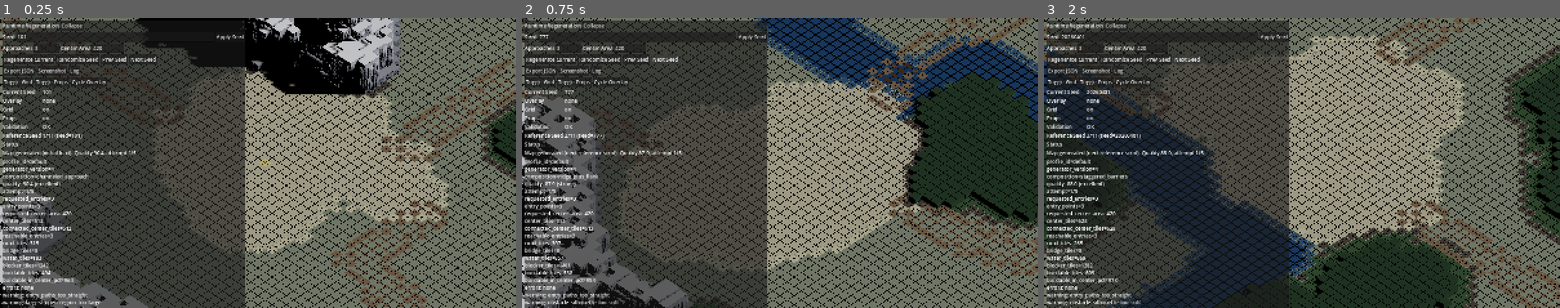
Above: before the commit, frames 1-3 (left to right).
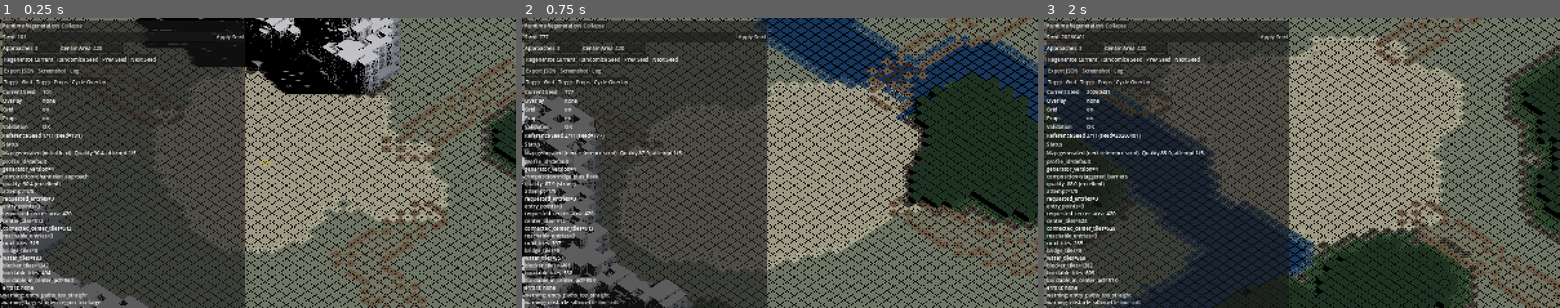
Above: after the commit, the same moments.

Repository: alex123321-maker/theGAME
Game: Godot game, scene res://scenes/bootstrap/bootstrap.tscn
Two runs of this game, one before a commit and one after it. Both use one fixed random seed, a clock stepped at 60 frames per second and the inputs below.
Inputs:
- Up to frame 1 (0.25 s): no input
- Up to frame 2 (0.75 s): click "Next Seed" at 0.5 s
- Up to frame 3 (2 s): click "Next Seed" at 1.25 s

The runs differ from the first frame. In frame 1, 1.7% of the frame differs, in the area x 0-78%, y 0-100%; in frame 2, 1.0%; in frame 3, nothing differs.

Commit message:
Mountain cliffs: add segmented side modules and geometry-first material pass

Diff:
--- a/scripts/presentation/map_renderer_3d.gd
+++ b/scripts/presentation/map_renderer_3d.gd
@@ -9,10 +9,12 @@
 const MountainRockDetailNormalPath: String = "res://assets/custom/rock_detail_normal_tile.png"
 const MountainRockDetailRoughnessPath: String = "res://assets/custom/rock_detail_roughness_tile.png"
 const MountainDetailUVScale: float = 0.045
-const MountainDetailAlbedoStrength: float = 0.08
-const MountainDetailCavityStrength: float = 0.03
-const MountainDetailMicroShadowStrength: float = 0.02
-const MountainDetailRoughnessStrength: float = 0.10
+const MountainDetailAlbedoStrength: float = 0.0
+const MountainDetailCavityStrength: float = 0.0
+const MountainDetailMicroShadowStrength: float = 0.0
+const MountainDetailRoughnessStrength: float = 0.0
+const MountainLargeNoiseStrength: float = 0.004
+const MountainCrackStrength: float = 0.0
 
 const TERRAIN_Y: float = 0.0
 const WATER_Y: float = -0.10
@@ -456,6 +458,8 @@
 	_mountain_material.shader = MountainSurfaceShader
 	_mountain_material.set_shader_parameter("light_ramp", _mountain_ramp())
 	_mountain_material.set_shader_parameter("light_direction", _mountain_light_direction)
+	_mountain_material.set_shader_parameter("large_noise_strength", MountainLargeNoiseStrength)
+	_mountain_material.set_shader_parameter("crack_strength", MountainCrackStrength)
 	var has_rock_detail: bool = _apply_mountain_detail_textures(_mountain_material)
 	_mountain_material.set_shader_parameter("detail_uv_scale", MountainDetailUVScale)
 	if has_rock_detail:
--- a/scripts/presentation/mountain_region_builder.gd
+++ b/scripts/presentation/mountain_region_builder.gd
@@ -100,6 +100,7 @@
 func build_mesh(profile: Dictionary):
 	var cells: Array = profile.get("cells", [])
 	var cell_set: Dictionary = profile.get("cell_set", {})
+	var corner_samples: Dictionary = profile.get("corner_samples", {})
 	var stepped_height_map: Dictionary = profile.get("stepped_height_map", profile.get("height_map", {}))
 	var zone_map: Dictionary = profile.get("zone_map", {})
 	var shore_sides: Dictionary = profile.get("shore_sides", {})
@@ -141,7 +142,8 @@
 			nw,
 			ne,
 			Vector3(0.0, 0.0, -1.0),
-			shore_sides
+			shore_sides,
+			_side_offset_hint(corner_samples, nw_corner, ne_corner, Vector3(0.0, 0.0, -1.0))
 		):
 			has_geometry = true
 
@@ -156,7 +158,8 @@
 			ne,
 			se,
 			Vector3(1.0, 0.0, 0.0),
-			shore_sides
+			shore_sides,
+			_side_offset_hint(corner_samples, ne_corner, se_corner, Vector3(1.0, 0.0, 0.0))
 		):
 			has_geometry = true
 
@@ -171,7 +174,8 @@
 			se,
 			sw,
 			Vector3(0.0, 0.0, 1.0),
-			shore_sides
+			shore_sides,
+			_side_offset_hint(corner_samples, se_corner, sw_corner, Vector3(0.0, 0.0, 1.0))
 		):
 			has_geometry = true
 
@@ -186,7 +190,8 @@
 			sw,
 			nw,
 			Vector3(-1.0, 0.0, 0.0),
-			shore_sides
+			shore_sides,
+			_side_offset_hint(corner_samples, sw_corner, nw_corner, Vector3(-1.0, 0.0, 0.0))
 		):
 			has_geometry = true
 
@@ -965,7 +970,8 @@
 	top_a: Vector3,
 	top_b: Vector3,
 	outward: Vector3,
-	shore_sides: Dictionary
+	shore_sides: Dictionary,
+	side_offset_hint: float = 0.0
 ) -> bool:
 	var top_height: float = top_a.y
 	var is_boundary: bool = not cell_set.has(neighbor)
@@ -974,14 +980,87 @@
 		base_height = float(height_map.get(neighbor, 0.0))
 		if top_height <= base_height + MIN_VISIBLE_HEIGHT:
 			return false
-	if top_height - base_height <= MIN_VISIBLE_HEIGHT:
+	var drop: float = top_height - base_height
+	if drop <= MIN_VISIBLE_HEIGHT:
 		return false
-
-	var base_a: Vector3 = Vector3(top_a.x, base_height, top_a.z)
-	var base_b: Vector3 = Vector3(top_b.x, base_height, top_b.z)
 	var is_shore: bool = is_boundary and bool(shore_sides.get(_cell_side_key(cell, side_name), false))
-	_add_cliff_face(surface, top_a, cell_sample, top_b, cell_sample, base_a, base_b, outward, is_shore)
+
+	var segment_count: int = clampi(int(ceili(drop / HEIGHT_STEP)), 1, 4)
+	var segment_height: float = drop / float(segment_count)
+	var cliff_strength: float = clampf(float(cell_sample.get("cliff", 0.0)), 0.0, 1.0)
+	var ledge_strength: float = clampf(float(cell_sample.get("ledge", 0.0)), 0.0, 1.0)
+	var foot_strength: float = clampf(float(cell_sample.get("foot", 0.0)), 0.0, 1.0)
+	var silhouette_amp: float = WorldGridProjection3DClass.TILE_WORLD_SIZE * (0.04 + (cliff_strength * 0.06) + (ledge_strength * 0.03))
+	if not is_boundary:
+		silhouette_amp *= 0.82
+	if is_shore:
+		silhouette_amp *= 1.12
+
+	var prev_offset: float = 0.0
+	for segment_index in range(segment_count):
+		var segment_t0: float = float(segment_index) / float(segment_count)
+		var segment_t1: float = float(segment_index + 1) / float(segment_count)
+		var y_top: float = top_height - (drop * segment_t0)
+		var y_bottom: float = top_height - (drop * segment_t1)
+
+		var side_wave: float = sin((float(cell.x * 3 + cell.y * 5) * 0.31) + (float(segment_index) * 1.41)) * 0.5 + 0.5
+		var side_noise: float = _noise_01(
+			cell.x + int(outward.x * 17.0) + (segment_index * 11),
+			cell.y + int(outward.z * 17.0) - (segment_index * 7),
+			733 + (17 if is_shore else 0)
+		)
+		var ledge_bias: float = smoothstep(0.25, 0.95, segment_t1) * (0.45 + (ledge_strength * 0.55))
+		var hint_norm: float = clampf(
+			side_offset_hint / maxf(WorldGridProjection3DClass.TILE_WORLD_SIZE * 0.12, 0.001),
+			-1.0,
+			1.0
+		)
+
+		var target_offset: float = ((side_wave * 0.5) + (side_noise * 0.5) - 0.5) * silhouette_amp * 1.6
+		target_offset += silhouette_amp * ledge_bias * 0.42
+		target_offset += silhouette_amp * hint_norm * 0.38
+		target_offset -= silhouette_amp * foot_strength * smoothstep(0.75, 1.0, segment_t1) * 0.20
+		target_offset = lerpf(target_offset, 0.0, smoothstep(0.82, 1.0, segment_t1) * 0.65)
+		target_offset = clampf(target_offset, -silhouette_amp * 0.55, silhouette_amp * 1.05)
+
+		var segment_sample: Dictionary = cell_sample.duplicate(true)
+		segment_sample["cap"] = clampf(float(segment_sample.get("cap", 0.0)) * (0.35 - (segment_t1 * 0.20)), 0.0, 1.0)
+		segment_sample["cliff"] = clampf(maxf(float(segment_sample.get("cliff", 0.0)), 0.55 + (ledge_bias * 0.25)), 0.0, 1.0)
+		segment_sample["ledge"] = clampf((float(segment_sample.get("ledge", 0.0)) * 0.75) + (ledge_bias * 0.35), 0.0, 1.0)
+		segment_sample["foot"] = clampf(float(segment_sample.get("foot", 0.0)) + (smoothstep(0.70, 1.0, segment_t1) * 0.28), 0.0, 1.0)
+		segment_sample["ridge"] = clampf(float(segment_sample.get("ridge", 0.0)) + (absf(target_offset - prev_offset) * 2.8), 0.0, 1.0)
+
+		var segment_top_a: Vector3 = Vector3(top_a.x, y_top, top_a.z) + (outward * prev_offset)
+		var segment_top_b: Vector3 = Vector3(top_b.x, y_top, top_b.z) + (outward * prev_offset)
+		var segment_base_a: Vector3 = Vector3(top_a.x, y_bottom, top_a.z) + (outward * target_offset)
+		var segment_base_b: Vector3 = Vector3(top_b.x, y_bottom, top_b.z) + (outward * target_offset)
+
+		_add_cliff_face(
+			surface,
+			segment_top_a,
+			segment_sample,
+			segment_top_b,
+			segment_sample,
+			segment_base_a,
+			segment_base_b,
+			outward,
+			is_shore and segment_index <= 1
+		)
+		prev_offset = target_offset
 	return true
+
+func _side_offset_hint(corner_samples: Dictionary, corner_a: Vector2i, corner_b: Vector2i, outward: Vector3) -> float:
+	if corner_samples.is_empty():
+		return 0.0
+	var sample_a: Dictionary = _corner_sample(corner_samples, corner_a)
+	var sample_b: Dictionary = _corner_sample(corner_samples, corner_b)
+	var offset_a: Vector2 = Vector2(sample_a.get("offset", Vector2.ZERO))
+	var offset_b: Vector2 = Vector2(sample_b.get("offset", Vector2.ZERO))
+	var avg_offset: Vector2 = (offset_a + offset_b) * 0.5
+	var outward_2d: Vector2 = Vector2(outward.x, outward.z)
+	if outward_2d.length_squared() <= 0.00001:
+		return 0.0
+	return avg_offset.dot(outward_2d.normalized())
 
 func _vertex_color(sample: Dictionary) -> Color:
 	return Color(
--- a/scripts/presentation/mountain_surface.gdshader
+++ b/scripts/presentation/mountain_surface.gdshader
@@ -19,9 +19,9 @@
 uniform float detail_micro_shadow_strength : hint_range(0.0, 1.0) = 0.02;
 uniform float detail_roughness_strength : hint_range(0.0, 1.0) = 0.08;
 uniform float large_noise_scale : hint_range(0.01, 1.0) = 0.10;
-uniform float large_noise_strength : hint_range(0.0, 0.2) = 0.02;
+uniform float large_noise_strength : hint_range(0.0, 0.2) = 0.004;
 uniform float crack_scale : hint_range(0.05, 2.0) = 0.28;
-uniform float crack_strength : hint_range(0.0, 1.0) = 0.16;
+uniform float crack_strength : hint_range(0.0, 1.0) = 0.02;
 
 varying vec3 local_position;
 varying vec3 world_position;
